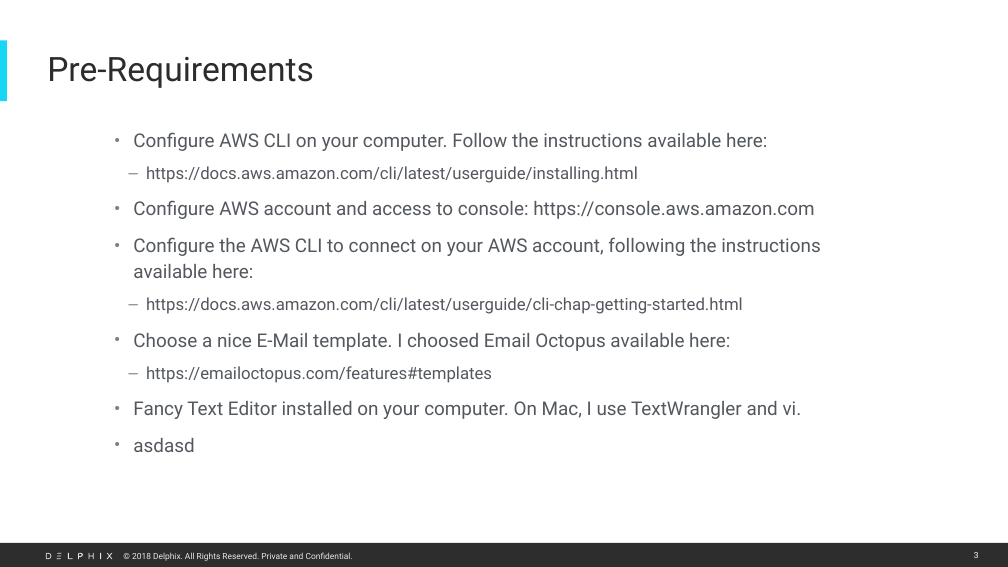
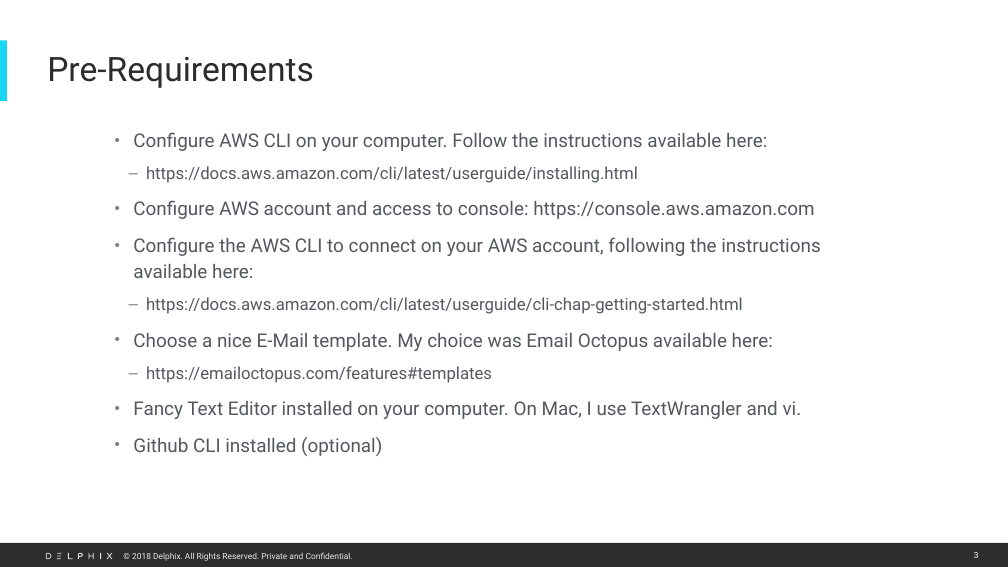
Before and after one commit to marzulo/AWS_SES_artifacts, a slide deck: slide 3 of How to configure AWS SES.pptx. Drawn at 1008x567 pixels with LibreOffice and Linux fonts; fonts in the diff are those of the drawing. Boxes give left, top, right and bottom in pixels: in the first picture for what was removed or moved away, otherwise in the second. Text is boxed around its words. In the diff, an @@ line names an element or a change of style, - is before the commit and + after.

```diff
--- a/How to configure AWS SES.pptx
+++ b/How to configure AWS SES.pptx
@@ text at <box>133,333,773,351</box>: text changed @@
-• Choose a nice E-Mail template. I choosed Email Octopus available here:
+• Choose a nice E-Mail template. My choice was Email Octopus available here:
@@ text at <box>133,437,382,456</box>: text changed @@
-• asdasd
+• Github CLI installed (optional)
```
Also in this commit, not shown: 8 other slides changed.
